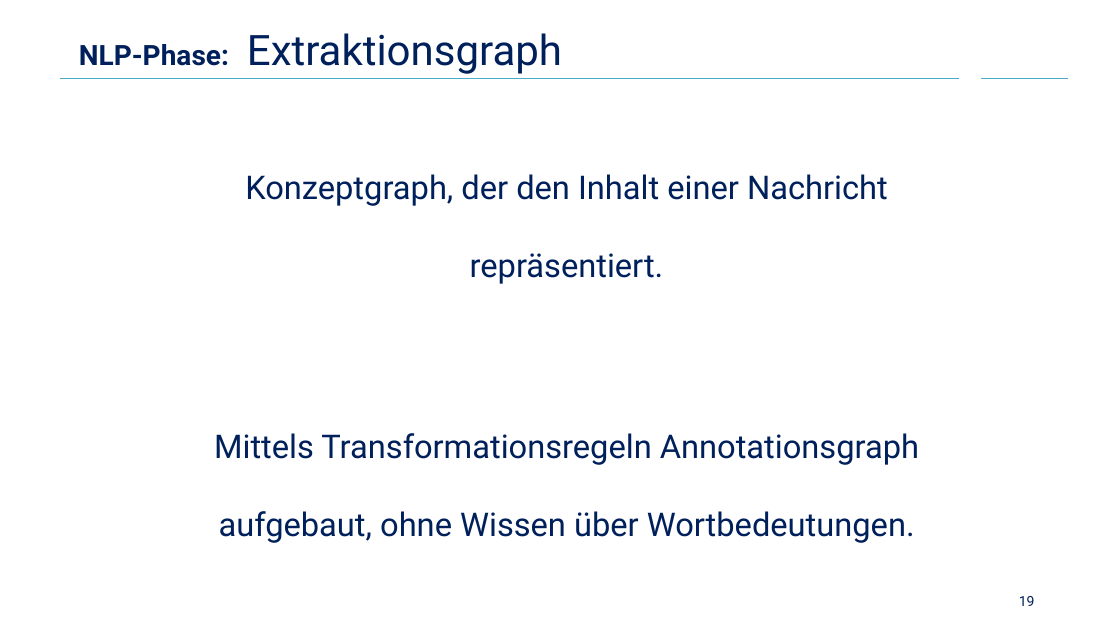
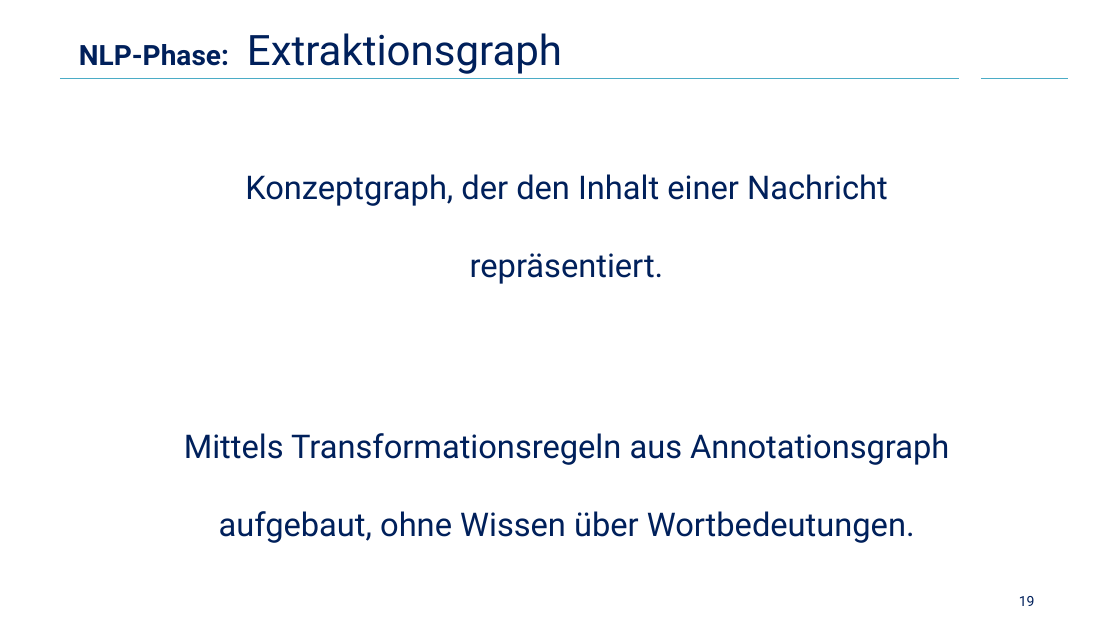
Before and after one commit to Cortys/bachelor-thesis, a slide deck: slide 19 of presentation/presentation.pptx. Drawn at 1120x630 pixels with LibreOffice and Linux fonts; fonts in the diff are those of the drawing; background and template pictures are left out. Boxes give left, top, right and bottom in pixels: in the first picture for what was removed or moved away, otherwise in the second. Text is boxed around its words. In the diff, an @@ line names an element or a change of style, - is before the commit and + after.

```diff
--- a/presentation/presentation.pptx
+++ b/presentation/presentation.pptx
@@ text at (x1=184, y1=433, x2=949, y2=543): text changed @@
-Mittels Transformationsregeln Annotationsgraph aufgebaut, ohne Wissen über Wortbedeutungen.
+Mittels Transformationsregeln aus Annotationsgraph aufgebaut, ohne Wissen über Wortbedeutungen.
```
Also in this commit, not shown: 1 other slide changed, 16 slides added, 13 other files.
